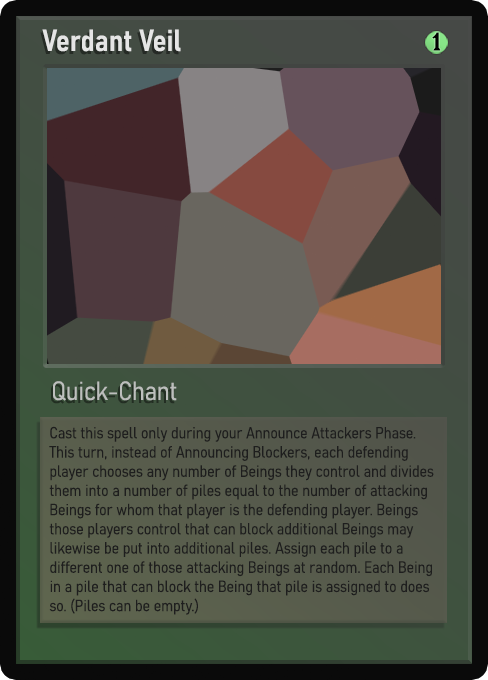
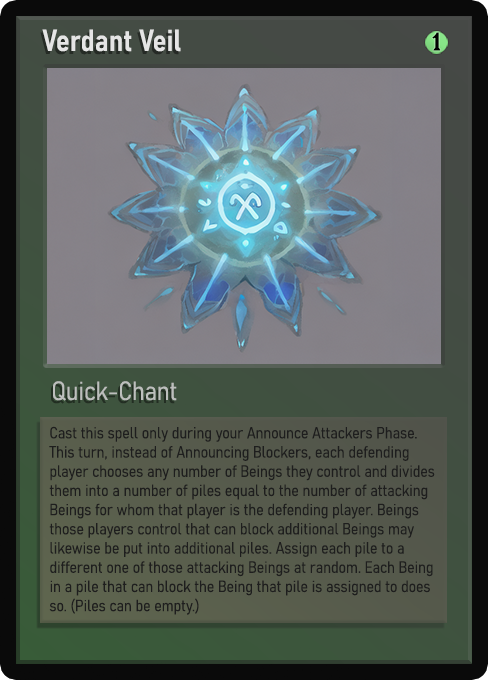
Two versions of the same layered image (488px x 680px). Layer-by-layer changes:
painted on "Name" over [57, 35, 165, 52]
painted on "Class" over [55, 383, 156, 401]
painted on "Desc_smaller" over [50, 427, 435, 615]
painted on "Artwork" over [47, 68, 441, 364]
